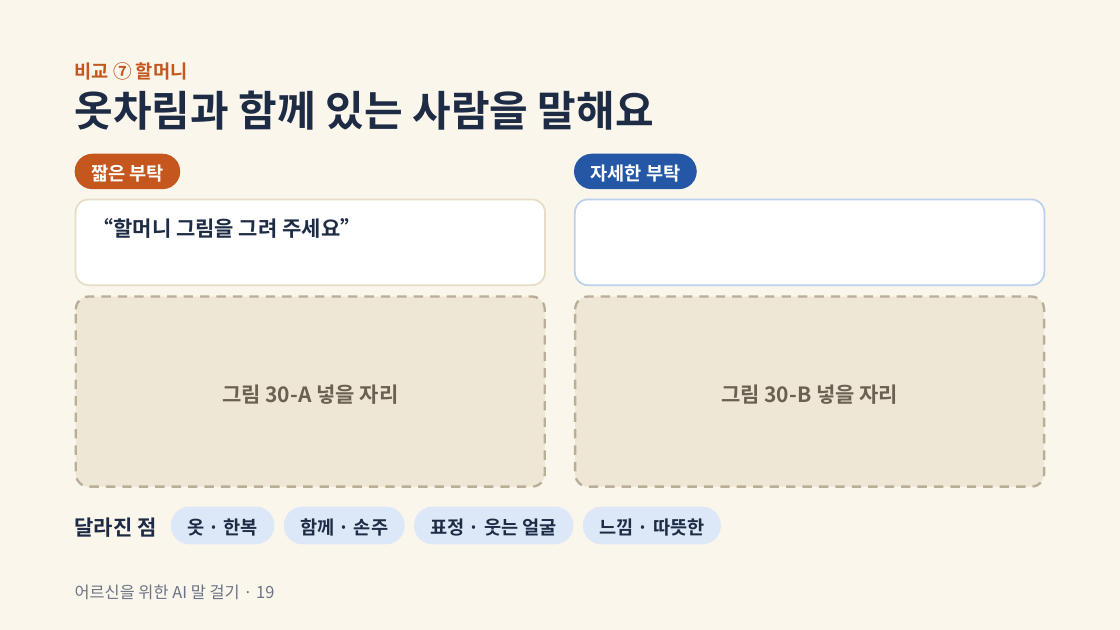
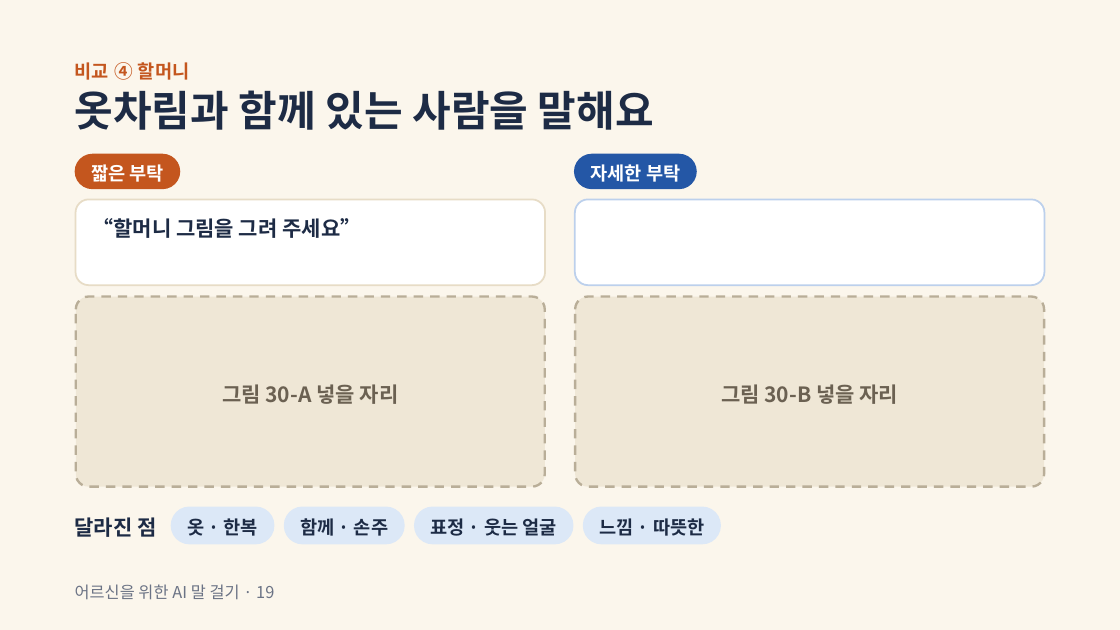
Before and after one commit to bbkilhyun0814-collab/---, a slide deck: slide 19 of ppt/ai와 함께 (카톡 챗GPT).pptx. Drawn at 1120x630 pixels with LibreOffice and Linux fonts; fonts in the diff are those of the drawing. Boxes give left, top, right and bottom in pixels: in the first picture for what was removed or moved away, otherwise in the second. Text is boxed around its words. In the diff, an @@ line names an element or a change of style, - is before the commit and + after.

```diff
--- a/ppt/ai와 함께 (카톡 챗GPT).pptx
+++ b/ppt/ai와 함께 (카톡 챗GPT).pptx
@@ text at bbox=[75, 62, 189, 80]: text changed @@
-비교 ⑦ 할머니
+비교 ④ 할머니
```
Also in this commit, not shown: 5 other slides changed.
